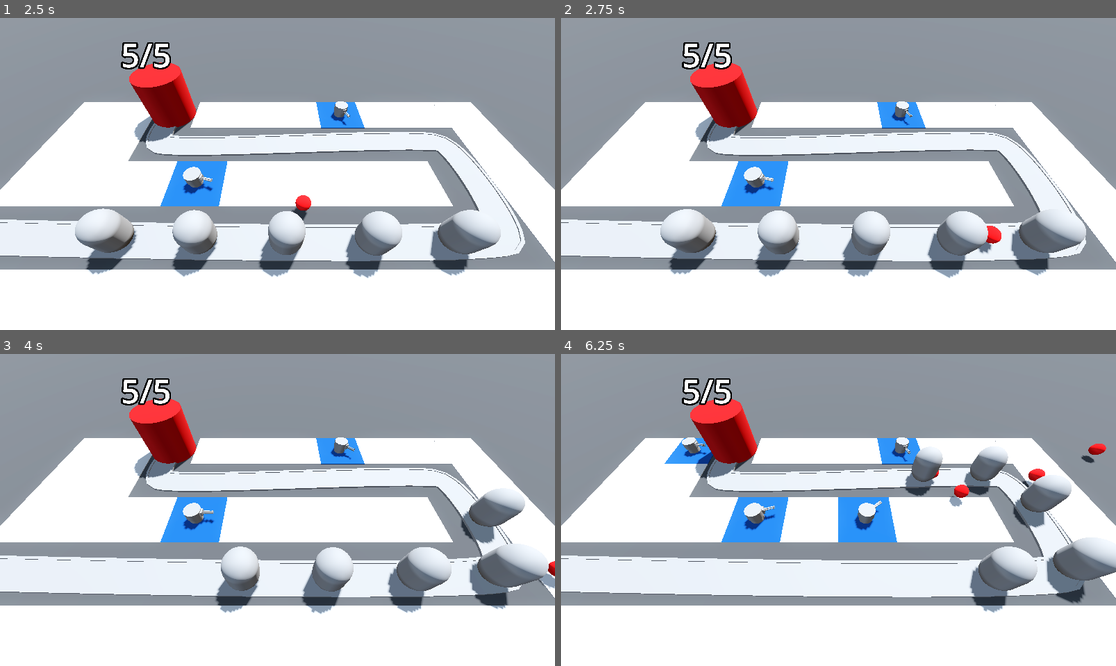
Above: before the commit, frames 1-4 (two rows, left to right).
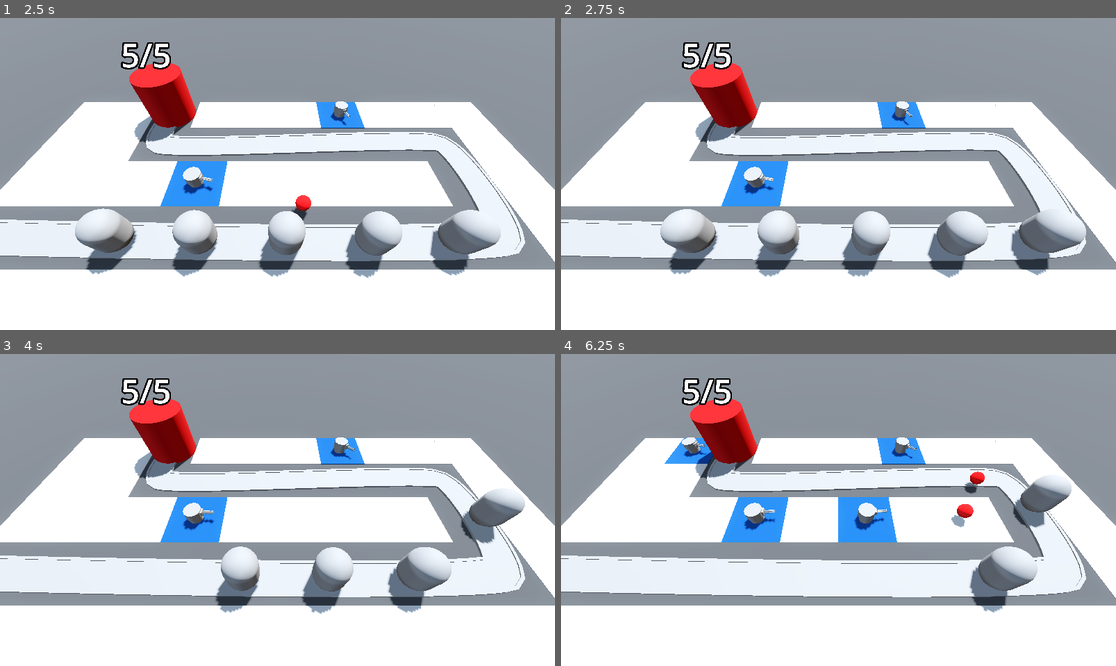
Above: after the commit, the same moments.

Repository: ericvennemeyer/BarbarianBlaster
Game: Godot game, scene res://base_level.tscn
Same seed, same stepped clock (60 frames per second), same inputs: the game is played once before the commit and once after it.
Inputs (mouse positions are in pixels of both pictures, inside the frame that each line leads up to):
- Up to frame 1 (2.5 s): move the mouse to (399, 158) at 0.52 s; press the mouse at (399, 158) at 0.53 s; move the mouse to (166, 189) at 1.27 s; release the mouse at (166, 189) at 1.28 s; click (166, 189) at 1.35 s; move the mouse to (333, 105) at 2.02 s; press the mouse at (333, 105) at 2.03 s
- Up to frame 2 (2.75 s): no input
- Up to frame 3 (4 s): move the mouse to (249, 572) at 2.77 s; release the mouse at (249, 572) at 2.78 s; click (249, 572) at 2.85 s; move the mouse to (444, 556) at 3.52 s; press the mouse at (444, 556) at 3.53 s
- Up to frame 4 (6.25 s): move the mouse to (672, 463) at 4.27 s; release the mouse at (672, 463) at 4.28 s; click (672, 463) at 4.35 s; move the mouse to (866, 510) at 5.02 s; press the mouse at (866, 510) at 5.03 s; move the mouse to (755, 432) at 5.77 s; release the mouse at (755, 432) at 5.78 s; click (755, 432) at 5.85 s

Frame 1 is identical in both runs. In frame 2, 0.2% of the frame differs, in the area x 75-80%, y 66-76%; in frame 3, 1.8%; in frame 4, 3.7%, in the area x 23-100%, y 28-80%.

Commit message:
3.19 -- Damaging Enemies

Diff:
--- a/Enemies/enemy.gd
+++ b/Enemies/enemy.gd
@@ -1,9 +1,20 @@
 extends PathFollow3D
 
+var current_health: int:
+	set(health_in):
+		current_health = health_in
+		print(current_health)
+		if current_health < 1:
+			queue_free()
 
+@export var max_health: int = 50
 @export var speed: float = 5.0
 
 @onready var base: Base = get_tree().get_first_node_in_group("Base")
+
+
+func _ready() -> void:
+	current_health = max_health
 
 
 func _process(delta: float) -> void:
--- a/Enemies/enemy.tscn
+++ b/Enemies/enemy.tscn
@@ -1,8 +1,12 @@
-[gd_scene load_steps=3 format=3 uid="uid://brtngpluthkdo"]
+[gd_scene load_steps=4 format=3 uid="uid://brtngpluthkdo"]
 
 [ext_resource type="Script" uid="uid://p2bqmg05sn0j" path="res://Enemies/enemy.gd" id="1_3ih25"]
 
 [sub_resource type="CapsuleMesh" id="CapsuleMesh_bo3yr"]
+radius = 1.0
+height = 3.0
+
+[sub_resource type="CapsuleShape3D" id="CapsuleShape3D_3ih25"]
 radius = 1.0
 height = 3.0
 
@@ -14,3 +18,9 @@
 [node name="MeshInstance3D" type="MeshInstance3D" parent="."]
 transform = Transform3D(1, 0, 0, 0, 1, 0, 0, 0, 1, 0, 1.5, 0)
 mesh = SubResource("CapsuleMesh_bo3yr")
+
+[node name="EnemyArea3D" type="Area3D" parent="." groups=["enemy_area"]]
+
+[node name="CollisionShape3D" type="CollisionShape3D" parent="EnemyArea3D"]
+transform = Transform3D(1, 0, 0, 0, 1, 0, 0, 0, 1, 0, 1.5, 0)
+shape = SubResource("CapsuleShape3D_3ih25")
--- a/Turret/projectile.gd
+++ b/Turret/projectile.gd
@@ -12,3 +12,10 @@
 
 func _on_timer_timeout() -> void:
 	queue_free()
+
+
+func _on_area_entered(area: Area3D) -> void:
+	print(area)
+	if area.is_in_group("enemy_area"):
+		area.get_parent().current_health -= 25
+		queue_free()
--- a/Turret/projectile.tscn
+++ b/Turret/projectile.tscn
@@ -25,4 +25,5 @@
 one_shot = true
 autostart = true
 
+[connection signal="area_entered" from="." to="." method="_on_area_entered"]
 [connection signal="timeout" from="Timer" to="." method="_on_timer_timeout"]
--- a/project.godot
+++ b/project.godot
@@ -18,6 +18,7 @@
 [global_group]
 
 Base=""
+enemy_area=""
 
 [input]
 
